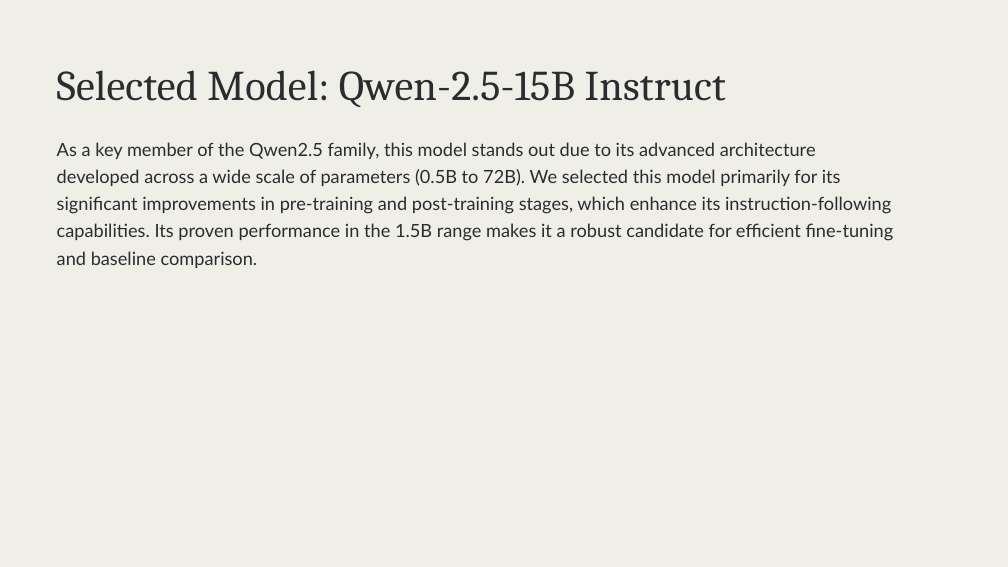
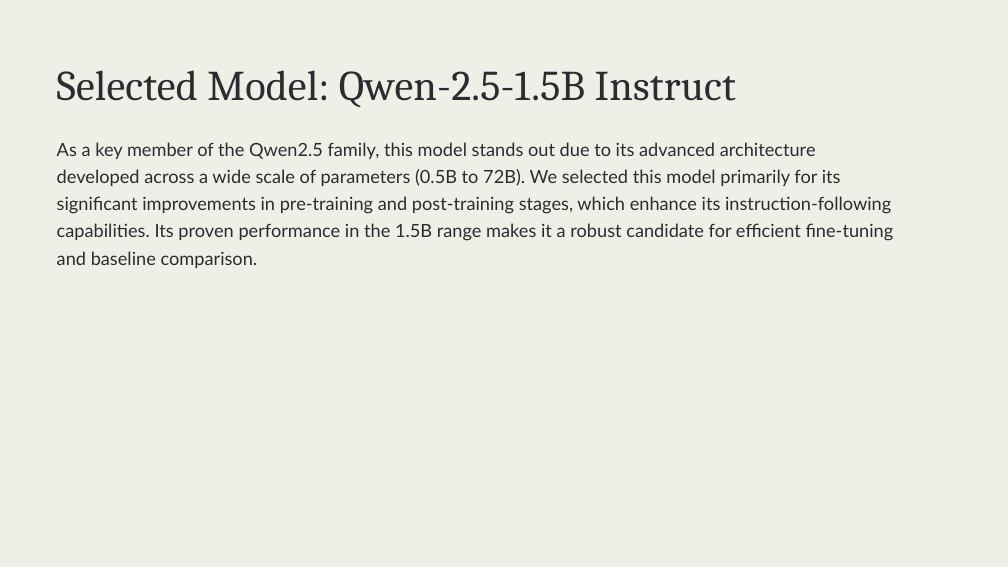
Before and after one commit to EfeSelamet/CSE4078S26_Grp2, a slide deck: slide 2 of NLP Sunum.pptx. Drawn at 1008x567 pixels with LibreOffice and Linux fonts; fonts in the diff are those of the drawing. Boxes give left, top, right and bottom in pixels: in the first picture for what was removed or moved away, otherwise in the second. Text is boxed around its words. In the diff, an @@ line names an element or a change of style, - is before the commit and + after.

```diff
--- a/NLP Sunum.pptx
+++ b/NLP Sunum.pptx
@@ text at [57,70,736,107]: text changed @@
-Selected Model: Qwen-2.5-15B Instruct
+Selected Model: Qwen-2.5-1.5B Instruct
```
Also in this commit, not shown: 6 other files.
